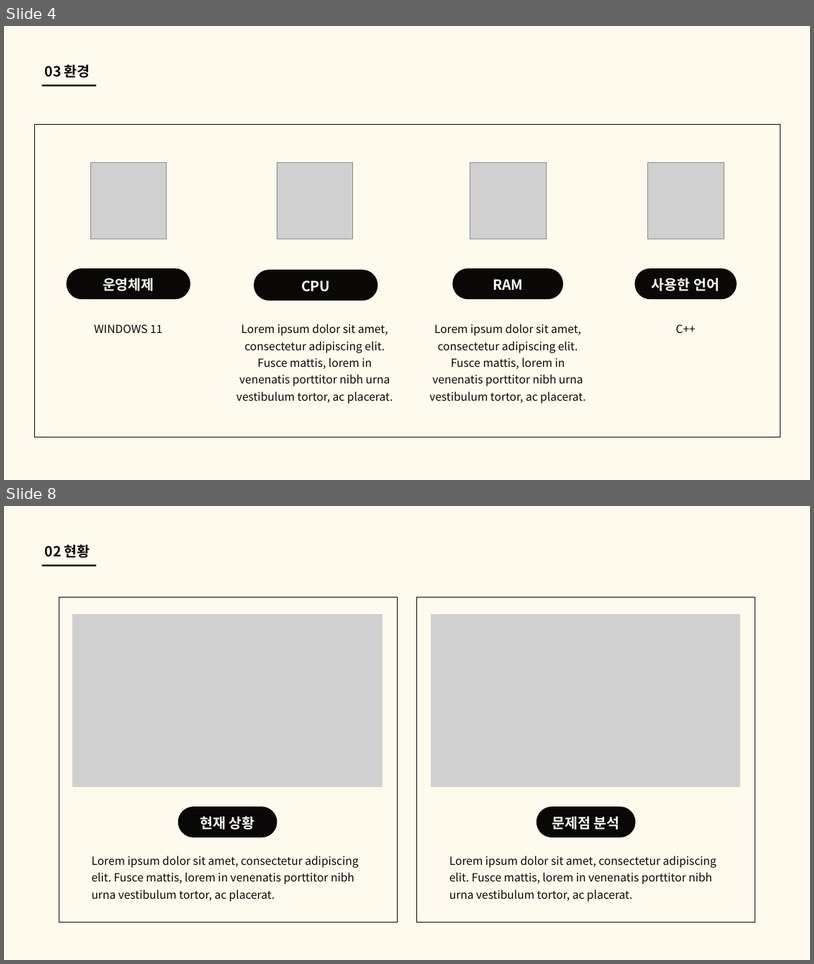
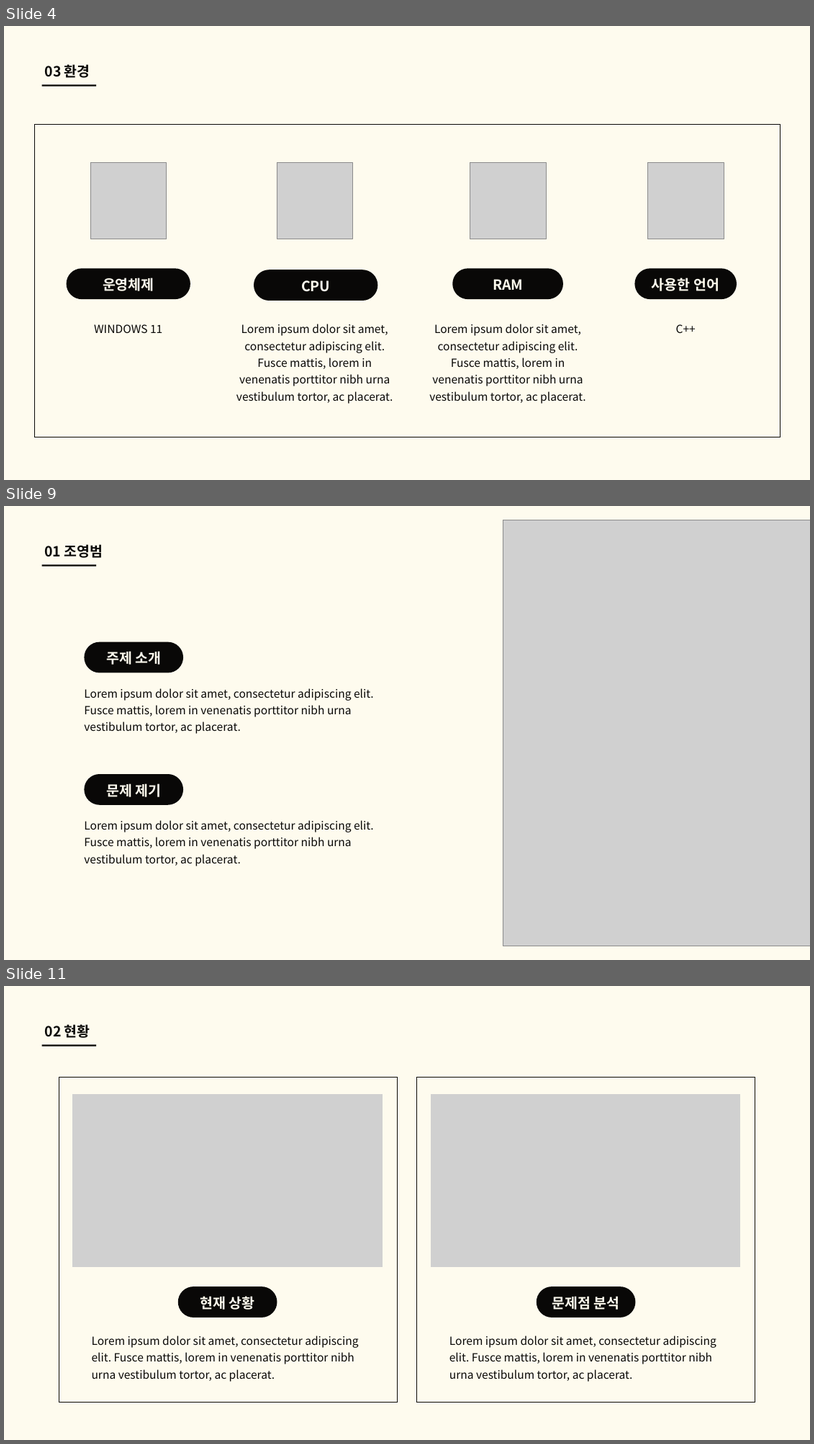
Before and after one commit to good-thing/CargoDriver, a slide deck: 알고리즘 3팀 화물차 알고리즘.pptx. Shown one above the other, each under a label of ours: slides 4 and 8 before the commit, slides 4, 9 and 11 after it; the slides between them are not shown. The pictures are 814x964 and 814x1444 pixels, drawn with LibreOffice and Linux fonts; fonts in the diff are those of the drawing; grey boxes stand for pictures. Boxes give left, top, right and bottom in pixels: in the first picture for what was removed or moved away, otherwise in the second. Text is boxed around its words. In the diff, an @@ line names an element or a change of style, - is before the commit and + after.

```diff
--- a/알고리즘 3팀 화물차 알고리즘.pptx
+++ b/알고리즘 3팀 화물차 알고리즘.pptx
@@ slide 9 added at (4,506,810,960), background #FEFBEE @@
@@ picture added at (503,520,810,945) @@
@@ text added at (45,544,103,558), 25 pt, text #090807, bold @@
+01 조영범
@@ line added from (42, 565) to (96, 565), #090807 3 pt @@
@@ freeform shape added at (84,642,183,672), fill #090807 @@
@@ text added at (106,651,161,664), 25 pt, text #FEFBEE, bold @@
+주제 소개
@@ text added at (84,688,374,734), 20 pt, text #090807 @@
+Lorem ipsum dolor sit amet, consectetur adipiscing elit. Fusce mattis, lorem in venenatis porttitor nibh urna vestibulum tortor, ac placerat.
@@ freeform shape added at (84,774,183,804), fill #090807 @@
@@ text added at (106,783,161,797), 25 pt, text #FEFBEE, bold @@
+문제 제기
@@ text added at (84,820,374,866), 20 pt, text #090807 @@
+Lorem ipsum dolor sit amet, consectetur adipiscing elit. Fusce mattis, lorem in venenatis porttitor nibh urna vestibulum tortor, ac placerat.
@@ what was slide 8 is now slide 11 @@
```
Also in this commit, not shown: 3 slides changed, 2 other slides added, 1 other file.
